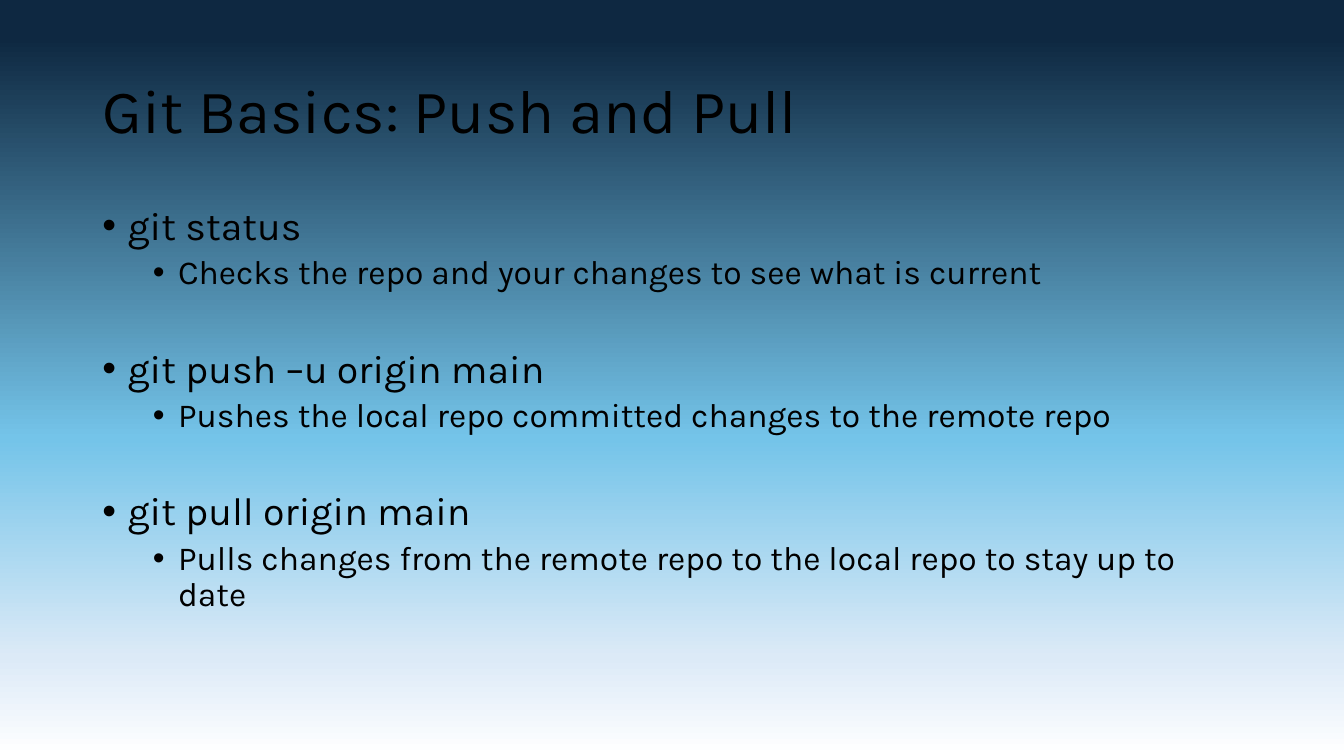
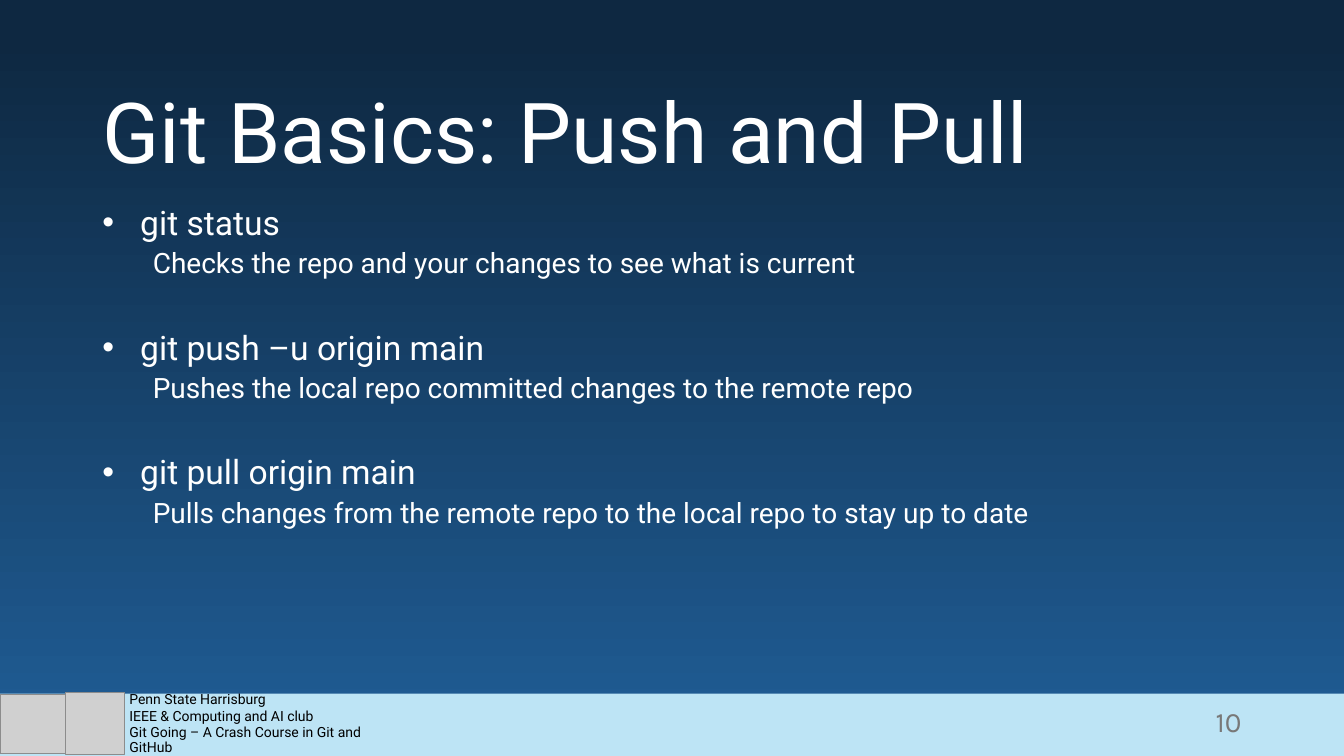
Before and after one commit to Blizzartnaut/GitHub-Tut, a slide deck: slide 10 of GitHub Basics.pptx. Drawn at 1344x756 pixels with LibreOffice and Linux fonts; fonts in the diff are those of the drawing; grey boxes stand for pictures. Boxes give left, top, right and bottom in pixels: in the first picture for what was removed or moved away, otherwise in the second. Text is boxed around its words. In the diff, an @@ line names an element or a change of style, - is before the commit and + after.

Commit message:
Styles suggestion

```diff
--- a/GitHub Basics.pptx
+++ b/GitHub Basics.pptx
@@ background gradient #0E2841 to #74C4E9 to #DCEAF7 to #FFFFFF to gradient #0E2841 to #205E97 @@
@@ text "Git Basics: Push and Pull" at [102, 100, 1028, 164]: size 44 to 60 pt, font Karla to Roboto, text colour #000000 to #FFFFFF; vertical alignment middle to bottom @@
@@ text "git status" at [140, 211, 1028, 529]: size 28 to 24 pt in "git status", "git push –u origin main", "git pull origin main"; font Karla to Roboto, text colour #000000 to #FFFFFF; size 24 to 20 pt in "Checks the repo and your changes to ...", "Pushes the local repo committed changes to ...", "Pulls changes from the remote repo to ..."; indent changed; bullet • to none @@
@@ rectangle added at [0, 694, 1344, 756], fill #BDE4F5 @@
@@ picture added at [0, 695, 66, 754] @@
@@ picture added at [66, 693, 124, 755] @@
@@ text added at [129, 691, 361, 752], 10 pt, text #000000 @@
+Penn State Harrisburg
+IEEE & Computing and AI club
+Git Going – A Crash Course in Git and GitHub
@@ page number added at [1216, 714, 1242, 732], 20 pt, text #797979 @@
+10
```
Also in this commit, not shown: 12 other slides changed.
